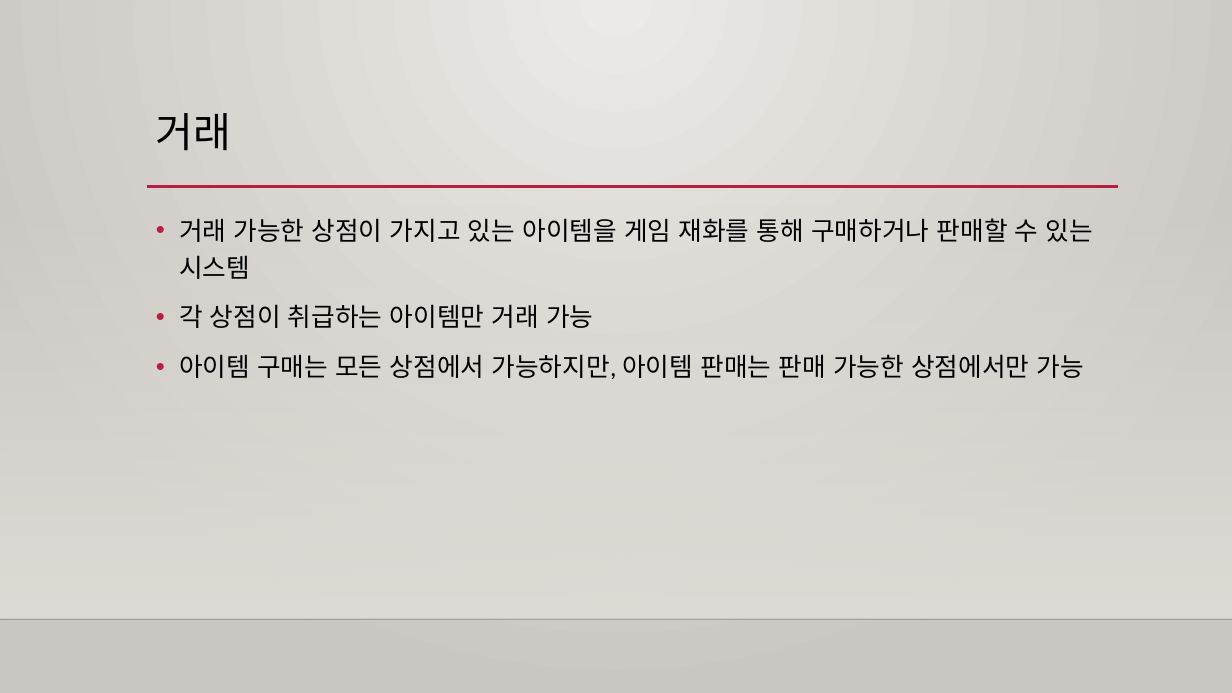
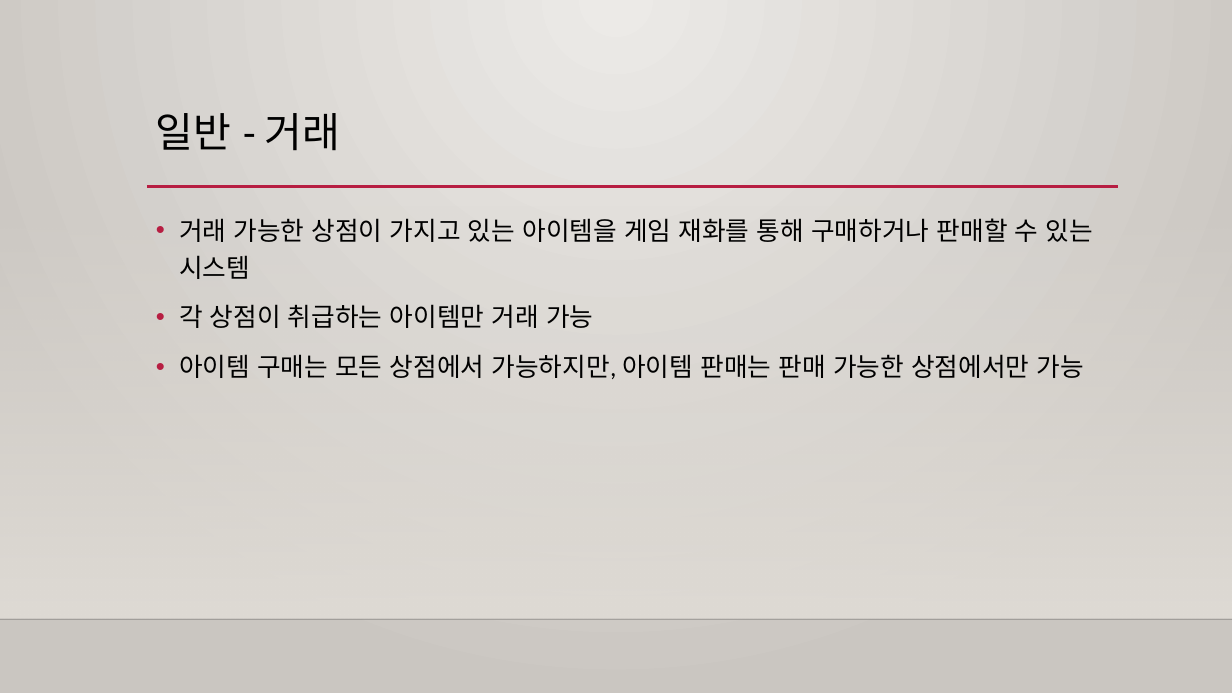
Before and after one commit to Raynia/Alchemist-Diary, a slide deck: slide 16 of Specification/Prototype/프로토타입 기획서.pptx (slide 15 before the commit). Drawn at 1232x693 pixels with LibreOffice and Linux fonts; fonts in the diff are those of the drawing; background and template pictures are left out. Boxes give left, top, right and bottom in pixels: in the first picture for what was removed or moved away, otherwise in the second. Text is boxed around its words. In the diff, an @@ line names an element or a change of style, - is before the commit and + after.

```diff
--- a/Specification/Prototype/프로토타입 기획서.pptx
+++ b/Specification/Prototype/프로토타입 기획서.pptx
@@ title at <box>156,113,341,151</box>: text changed @@
-거래
+일반 - 거래
```
Also in this commit, not shown: 13 other slides changed, 8 slides added.
